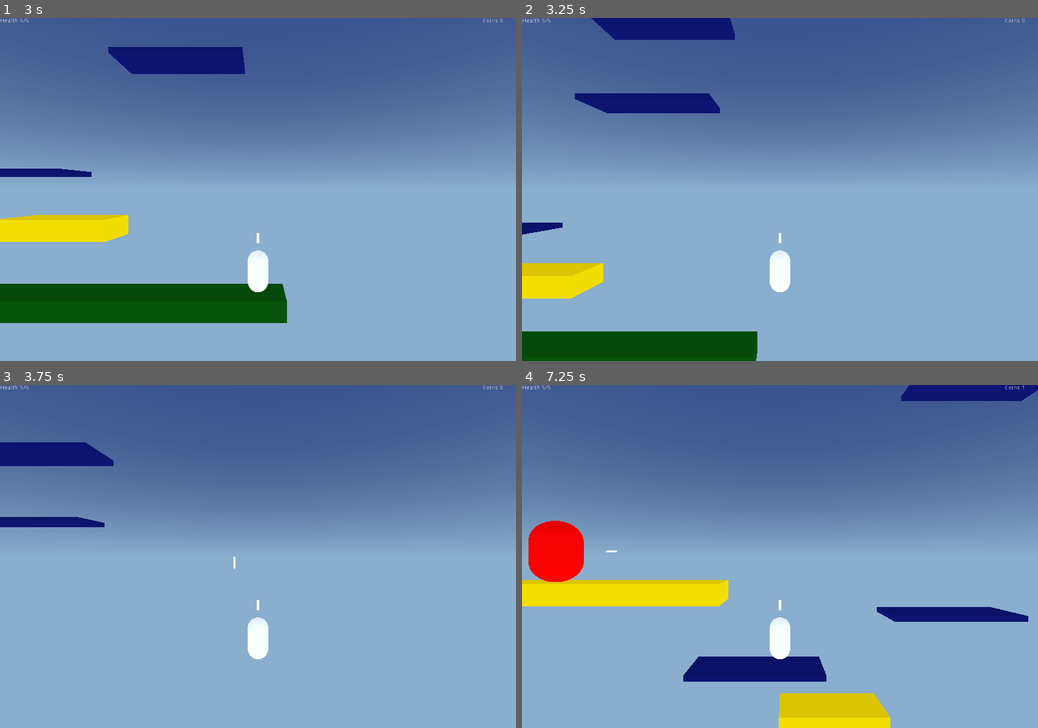
Above: before the commit, frames 1-4 (two rows, left to right).
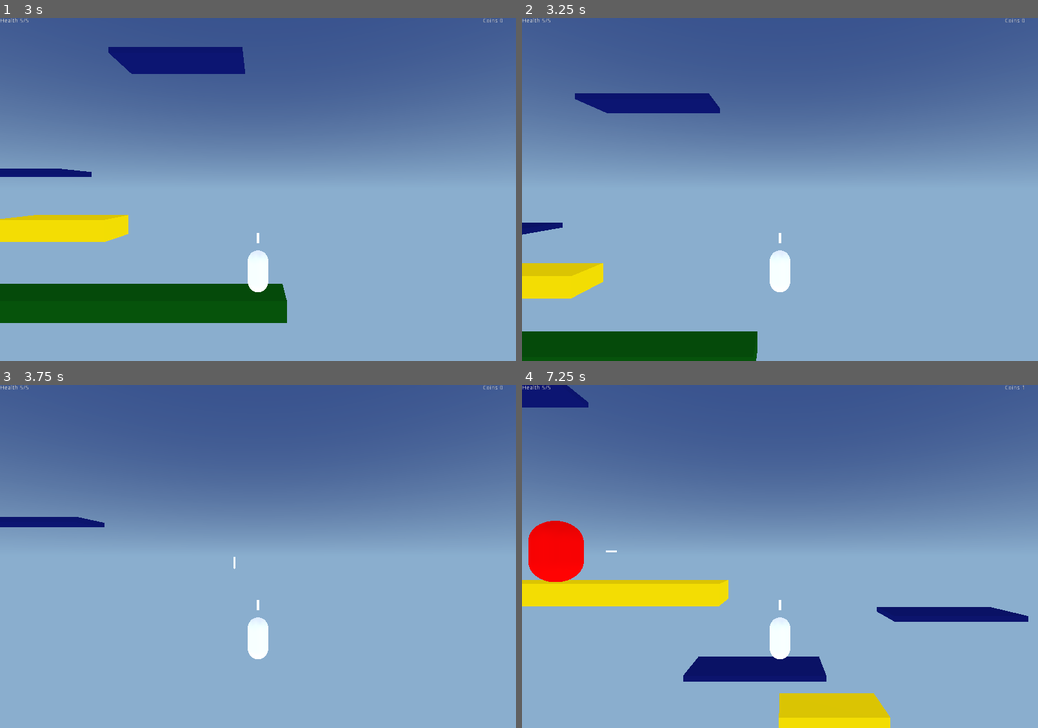
Above: after the commit, the same moments.

Repository: CaffeinatedCM/scorespacejam_9_game
Game: Godot game, scene res://levels/Sandbox.tscn
Two runs of this game, one before a commit and one after it. Both use one fixed random seed, a clock stepped at 60 frames per second and the inputs below.
Inputs:
- Up to frame 1 (3 s): hold D (move_right) 0.53-1.28 s; hold Down (aim_down) 0.53-1.28 s; tap Space (jump) at 0.77, 1.52 s; hold A (move_left) 1.28-2.03 s; tap Left (aim_left) at 1.35 s; hold Right (aim_right) 2.03-2.78 s; hold D (move_right) from 2.03 s (still down); tap Up (aim_up) at 2.85 s
- Up to frame 2 (3.25 s): keep holding D (move_right); tap Space (jump) at 3.02 s
- Up to frame 3 (3.75 s): release D (move_right) at 3.53 s; hold A (move_left) from 3.53 s (still down); tap Ctrl (shoot) at 3.6 s
- Up to frame 4 (7.25 s): tap Space (jump) at 3.77, 4.52, 6.02, 6.77 s; tap Down (aim_down) at 4.35 s; tap Enter at 5 s; hold Left (aim_left) 5.03-5.78 s; release A (move_left) at 5.78 s; hold D (move_right) from 5.78 s (still down); tap Right (aim_right) at 5.85 s; hold Up (aim_up) from 6.53 s (still down)

Frame 1 is identical in both runs. In frame 2, 1.6% of the frame differs, in the area x 13-42%, y 0-7%; in frame 3, 1.4%; in frame 4, 1.9%, in the area x 0-100%, y 0-7%.

Commit message:
Give enemy a wander state

Diff:
--- a/game/characters/BasicEnemy/BasicEnemyStateMachine.gd
+++ b/game/characters/BasicEnemy/BasicEnemyStateMachine.gd
@@ -3,5 +3,6 @@
 func _ready():
     states_map = {
         "idle": $Idle,
-        "attacking": $Attacking
+        "attacking": $Attacking,
+        "wandering": $Wandering
     }
--- a/game/characters/BasicEnemy/Enemy.tscn
+++ b/game/characters/BasicEnemy/Enemy.tscn
@@ -6,6 +6,7 @@
 [ext_resource path="res://characters/BasicEnemy/States/Idle.gd" type="Script" id=4]
 [ext_resource path="res://characters/BasicEnemy/States/Attacking.gd" type="Script" id=5]
 [ext_resource path="res://objects/GunPivot/GunPivot.tscn" type="PackedScene" id=6]
+[ext_resource path="res://characters/BasicEnemy/States/Wander.gd" type="Script" id=7]
 
 [sub_resource type="CapsuleShape" id=1]
 
@@ -19,7 +20,7 @@
 
 [node name="Enemy" type="KinematicBody"]
 collision_layer = 8
-collision_mask = 0
+collision_mask = 5
 script = ExtResource( 2 )
 
 [node name="Stats" parent="." instance=ExtResource( 1 )]
@@ -32,6 +33,15 @@
 
 [node name="Attacking" type="Node" parent="StateMachine"]
 script = ExtResource( 5 )
+
+[node name="Wandering" type="Node" parent="StateMachine"]
+script = ExtResource( 7 )
+MAX_SPEED = 5
+MAX_WANDER = 5
+
+[node name="IdleTimer" type="Timer" parent="."]
+wait_time = 3.0
+one_shot = true
 
 [node name="CollisionShape" type="CollisionShape" parent="."]
 transform = Transform( 1, 0, 0, 0, -1.62921e-07, -1, 0, 1, -1.62921e-07, 0, 0, 0 )
--- a/game/characters/BasicEnemy/States/Idle.gd
+++ b/game/characters/BasicEnemy/States/Idle.gd
@@ -1,10 +1,25 @@
 extends BasicEnemyBaseState
 
+export var idleTime = 3
+export var wanderChance = 0.6
+
+onready var idleTimer = enemy.get_node("IdleTimer")
+
 func enter():
+    print("Idle")
     playerDetector.connect("body_entered", self, "_on_player_detected" )
+    reset_timer()
 
 func exit():
     playerDetector.disconnect("body_entered", self, "_on_player_detected")
 
+func update(_delta):
+    if idleTimer.time_left <= 0:
+        var nextState = "idle" if randf() <= wanderChance else "wandering"
+        emit_signal("finished", nextState)
+
+func reset_timer():
+    idleTimer.start(rand_range(1, idleTime))
+
 func _on_player_detected(_player):
     emit_signal("finished", "attacking")
--- /dev/null
+++ b/game/characters/BasicEnemy/States/Wander.gd
@@ -0,0 +1,44 @@
+extends BasicEnemyBaseState
+
+export var MAX_SPEED = 10
+export var MAX_WANDER = 3
+export var ACCELERATION = 4.5
+export var DEACCELERATION = 16
+export var GRAVITY = 10
+
+var original_position
+var wander_target
+var velocity
+
+func _ready():
+    original_position = enemy.global_transform.origin
+
+func enter():
+    playerDetector.connect("body_entered", self, "_on_player_detected" )
+    wander_target = original_position + Vector3(rand_range(-MAX_WANDER, MAX_WANDER), original_position.y, original_position.z)
+    velocity = Vector3.ZERO
+    print("Wander target", wander_target)
+
+func exit():
+    playerDetector.disconnect("body_entered", self, "_on_player_detected")
+
+func update(delta):
+    if abs(wander_target.x - enemy.global_transform.origin.x) < 0.1:
+        emit_signal("finished", "idle")
+
+    var direction = Vector3.LEFT if wander_target.x < enemy.global_transform.origin.x else Vector3.RIGHT
+
+    var target_velocity = Vector3(direction.x * MAX_SPEED, -GRAVITY, 0)
+
+    var accel
+    if direction.dot(target_velocity):
+        accel = ACCELERATION
+    else:
+        accel = DEACCELERATION
+
+    velocity = velocity.linear_interpolate(target_velocity, accel * delta)
+
+    velocity = enemy.move_and_slide(velocity, Vector3.UP)
+
+func _on_player_detected(_player):
+    emit_signal("finished", "attacking")
--- a/game/levels/Sandbox.tscn
+++ b/game/levels/Sandbox.tscn
@@ -55,7 +55,7 @@
 transform = Transform( 3.12, 0, 0, 0, 1, 0, 0, 0, 1, 0.0373578, 23.4121, 0 )
 
 [node name="MovingPlatform4" parent="." instance=ExtResource( 5 )]
-transform = Transform( 1, 0, 0, 0, 1, 0, 0, 0, 1, 10.9397, 23.8776, 0.730398 )
+transform = Transform( 1, 0, 0, 0, 1, 0, 0, 0, 1, -10.7116, 23.552, 0.730398 )
 direction = Vector3( 0, -1, 0 )
 distance = 7
 
Not shown: 1 places in game/characters/BasicEnemy/Enemy.tscn that only renumber resources
